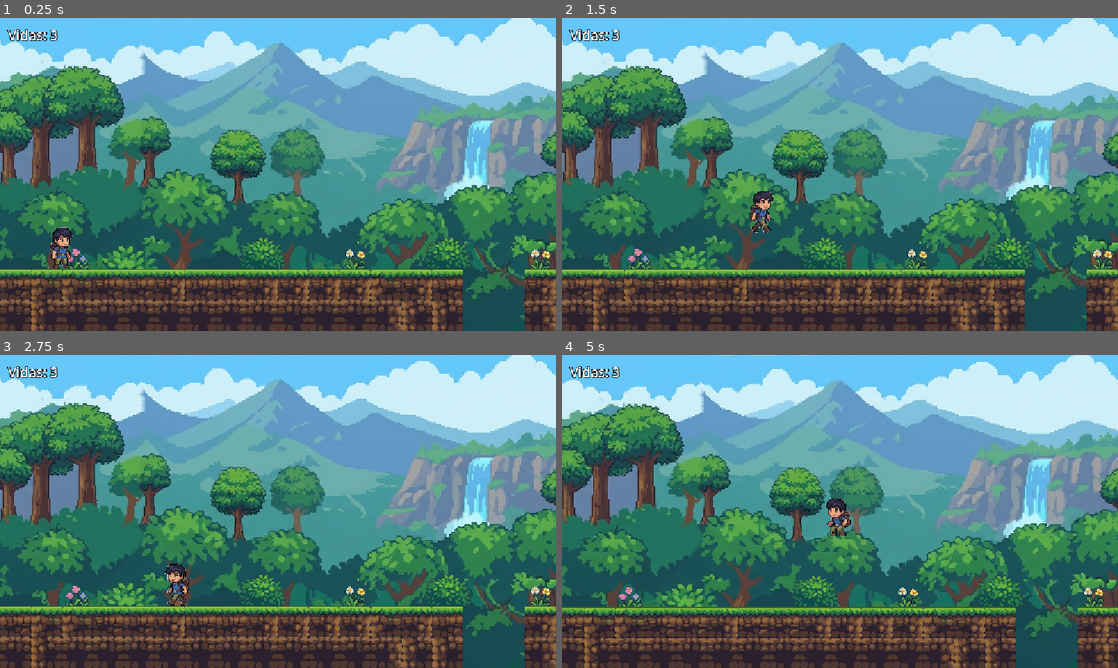
Above: before the commit, frames 1-4 (two rows, left to right).
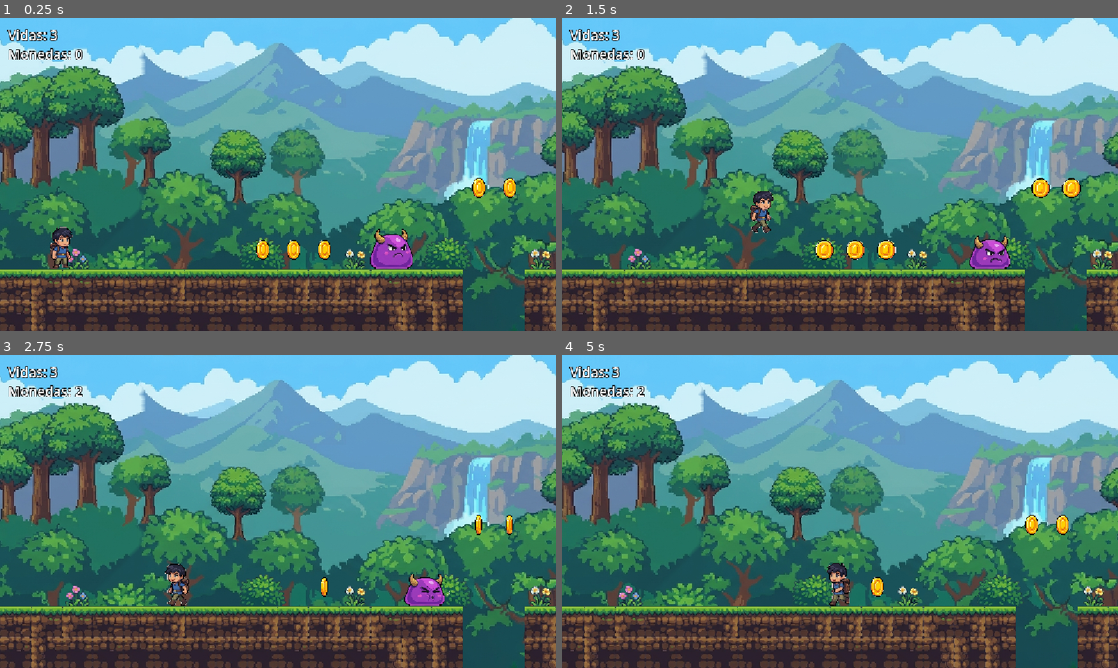
Above: after the commit, the same moments.

Repository: joseacunab/godot---desarrollo-solo
Game: Godot game, scene res://assets/Escenas/principal.tscn
Two runs of this game, one before a commit and one after it. Both use one fixed random seed, a clock stepped at 60 frames per second and the inputs below.
Inputs:
- Up to frame 1 (0.25 s): no input
- Up to frame 2 (1.5 s): tap Enter (ui_accept) at 0.5, 0.77 s; hold Right (ui_right) from 0.53 s (still down)
- Up to frame 3 (2.75 s): tap Enter (ui_accept) at 1.52 s; release Right (ui_right) at 2.03 s; hold Left (ui_left) from 2.03 s (still down)
- Up to frame 4 (5 s): release Left (ui_left) at 2.78 s; hold Right (ui_right) 2.78-4.28 s; tap Enter (ui_accept) at 3.02, 3.77, 4.52 s; hold Left (ui_left) from 4.28 s (still down)

The runs differ from the first frame. In frame 1, 1.7% of the frame differs, in the area x 1-93%, y 9-81%; in frame 2, 1.8%; in frame 3, 1.2%; in frame 4, 11%, in the area x 0-100%, y 0-100%.

Commit message:
Añade monedas, slimes y contador de monedas en el HUD
- moneda.tscn / moneda.gd: Area2D con moneda_frames.tres ("girar",
  escala 0.25); al tocarla suma 1 a jugador.monedas y desaparece.
- slime.tscn / slime.gd: CharacterBody2D con slime_frames.tres (escala
  0.45), gravedad y patrulla que da la vuelta en paredes y bordes
  (RayCast2D). Golpe de costado: emite jugador_golpeado. Aplastado
  desde arriba: muere y el jugador rebota.
- jugador.gd: monedas con señal monedas_cambiadas, grupo "jugador",
  pies_y() y rebotar().
- principal.gd: instancia monedas y slimes en los marcadores de
  NivelLargo/Marcadores/Monedas y /Slimes; perder_vida() compartido
  por la zona de muerte y los slimes.
- HUD: etiqueta "Monedas: N" bajo las vidas.

Co-Authored-By: Claude Opus 5.5 <noreply@anthropic.com>

Diff:
--- a/assets/Escenas/hud.tscn
+++ b/assets/Escenas/hud.tscn
@@ -15,3 +15,14 @@
 theme_override_constants/outline_size = 6
 theme_override_font_sizes/font_size = 28
 text = "Vidas: 3"
+
+[node name="Monedas" type="Label" parent="."]
+offset_left = 16.0
+offset_top = 56.0
+offset_right = 216.0
+offset_bottom = 96.0
+theme_override_colors/font_color = Color(1, 1, 1, 1)
+theme_override_colors/font_outline_color = Color(0, 0, 0, 1)
+theme_override_constants/outline_size = 6
+theme_override_font_sizes/font_size = 28
+text = "Monedas: 0"
--- a/assets/Escenas/jugador.tscn
+++ b/assets/Escenas/jugador.tscn
@@ -243,7 +243,7 @@
 radius = 26.0
 height = 88.0
 
-[node name="jugador" type="CharacterBody2D" unique_id=265818526]
+[node name="jugador" type="CharacterBody2D" unique_id=265818526 groups=["jugador"]]
 position = Vector2(369, 380)
 script = ExtResource("5_script")
 
--- /dev/null
+++ b/assets/Escenas/moneda.tscn
@@ -0,0 +1,19 @@
+[gd_scene load_steps=4 format=3]
+
+[ext_resource type="Script" path="res://assets/Scripts/moneda.gd" id="1_script"]
+[ext_resource type="SpriteFrames" path="res://assets/Moneda/moneda_frames.tres" id="2_frames"]
+
+[sub_resource type="CircleShape2D" id="CircleShape2D_moneda"]
+radius = 18.0
+
+[node name="Moneda" type="Area2D"]
+script = ExtResource("1_script")
+
+[node name="Sprite2D" type="AnimatedSprite2D" parent="."]
+scale = Vector2(0.25, 0.25)
+sprite_frames = ExtResource("2_frames")
+animation = &"girar"
+autoplay = "girar"
+
+[node name="CollisionShape2D" type="CollisionShape2D" parent="."]
+shape = SubResource("CircleShape2D_moneda")
--- a/assets/Escenas/principal.tscn
+++ b/assets/Escenas/principal.tscn
@@ -10,6 +10,10 @@
 
 [node name="NivelLargo" parent="." instance=ExtResource("2_nivel")]
 
+[node name="Monedas" type="Node2D" parent="."]
+
+[node name="Slimes" type="Node2D" parent="."]
+
 [node name="Jugador" parent="." instance=ExtResource("3_jugador")]
 
 [node name="HUD" parent="." instance=ExtResource("4_hud")]
--- /dev/null
+++ b/assets/Escenas/slime.tscn
@@ -0,0 +1,36 @@
+[gd_scene load_steps=5 format=3]
+
+[ext_resource type="Script" path="res://assets/Scripts/slime.gd" id="1_script"]
+[ext_resource type="SpriteFrames" path="res://assets/Enemigo/slime_frames.tres" id="2_frames"]
+
+[sub_resource type="RectangleShape2D" id="RectangleShape2D_cuerpo"]
+size = Vector2(76, 46)
+
+[sub_resource type="RectangleShape2D" id="RectangleShape2D_deteccion"]
+size = Vector2(84, 52)
+
+[node name="Slime" type="CharacterBody2D"]
+collision_layer = 4
+script = ExtResource("1_script")
+
+[node name="Sprite2D" type="AnimatedSprite2D" parent="."]
+position = Vector2(0, -42)
+scale = Vector2(0.45, 0.45)
+sprite_frames = ExtResource("2_frames")
+animation = &"respirar"
+autoplay = "respirar"
+
+[node name="CollisionShape2D" type="CollisionShape2D" parent="."]
+position = Vector2(0, -23)
+shape = SubResource("RectangleShape2D_cuerpo")
+
+[node name="DetectorBorde" type="RayCast2D" parent="."]
+position = Vector2(-42, -4)
+target_position = Vector2(0, 20)
+
+[node name="Deteccion" type="Area2D" parent="."]
+collision_layer = 0
+
+[node name="CollisionShape2D" type="CollisionShape2D" parent="Deteccion"]
+position = Vector2(0, -26)
+shape = SubResource("RectangleShape2D_deteccion")
--- a/assets/Scripts/hud.gd
+++ b/assets/Scripts/hud.gd
@@ -1,13 +1,20 @@
 extends CanvasLayer
 
 @onready var etiqueta_vidas: Label = $Vidas
+@onready var etiqueta_monedas: Label = $Monedas
 
 
-# Muestra las vidas del jugador y se actualiza cada vez que cambian.
+# Muestra las vidas y monedas del jugador y se actualiza cada vez que cambian.
 func seguir_jugador(jugador: CharacterBody2D) -> void:
 	jugador.vidas_cambiadas.connect(_on_vidas_cambiadas)
+	jugador.monedas_cambiadas.connect(_on_monedas_cambiadas)
 	_on_vidas_cambiadas(jugador.vidas)
+	_on_monedas_cambiadas(jugador.monedas)
 
 
 func _on_vidas_cambiadas(vidas: int) -> void:
 	etiqueta_vidas.text = "Vidas: %d" % vidas
+
+
+func _on_monedas_cambiadas(monedas: int) -> void:
+	etiqueta_monedas.text = "Monedas: %d" % monedas
--- a/assets/Scripts/jugador.gd
+++ b/assets/Scripts/jugador.gd
@@ -4,12 +4,20 @@
 const SPEED = 300.0
 const JUMP_VELOCITY = -550.0
 
+const REBOTE_VELOCITY = -400.0
+
 signal vidas_cambiadas(vidas: int)
+signal monedas_cambiadas(monedas: int)
 
 var vidas := 3:
 	set(valor):
 		vidas = valor
 		vidas_cambiadas.emit(vidas)
+
+var monedas := 0:
+	set(valor):
+		monedas = valor
+		monedas_cambiadas.emit(monedas)
 
 @onready var anim = $Sprite2D
 
@@ -40,3 +48,14 @@
 		anim.play("caminar")
 	else:
 		anim.play("respirar")
+
+
+# Altura global de la base de la colisión (los pies).
+func pies_y() -> float:
+	var colision: CollisionShape2D = $CollisionShape2D
+	return colision.global_position.y + colision.shape.get_rect().end.y
+
+
+# Impulso hacia arriba al aplastar a un enemigo.
+func rebotar() -> void:
+	velocity.y = REBOTE_VELOCITY
--- /dev/null
+++ b/assets/Scripts/moneda.gd
@@ -0,0 +1,12 @@
+extends Area2D
+
+
+func _ready() -> void:
+	body_entered.connect(_on_body_entered)
+
+
+func _on_body_entered(cuerpo: Node2D) -> void:
+	if not cuerpo.is_in_group("jugador"):
+		return
+	cuerpo.monedas += 1
+	queue_free()
--- a/assets/Scripts/principal.gd
+++ b/assets/Scripts/principal.gd
@@ -1,4 +1,7 @@
 extends Node2D
+
+const ESCENA_MONEDA = preload("res://assets/Escenas/moneda.tscn")
+const ESCENA_SLIME = preload("res://assets/Escenas/slime.tscn")
 
 @onready var jugador: CharacterBody2D = $Jugador
 @onready var marcador: Marker2D = $NivelLargo/Marcadores/Jugador
@@ -10,6 +13,8 @@
 	zona_muerte.body_entered.connect(_on_zona_muerte_body_entered)
 	hud.seguir_jugador(jugador)
 	colocar_jugador()
+	crear_monedas()
+	crear_slimes()
 
 
 func colocar_jugador() -> void:
@@ -21,12 +26,36 @@
 	jugador.velocity = Vector2.ZERO
 
 
-func _on_zona_muerte_body_entered(cuerpo: Node2D) -> void:
-	if cuerpo != jugador:
-		return
+# Una moneda en cada marcador de NivelLargo/Marcadores/Monedas (centro de la moneda).
+func crear_monedas() -> void:
+	for m: Marker2D in $NivelLargo/Marcadores/Monedas.get_children():
+		var moneda := ESCENA_MONEDA.instantiate()
+		moneda.name = m.name
+		moneda.position = m.global_position
+		$Monedas.add_child(moneda)
+
+
+# Un slime en cada marcador de NivelLargo/Marcadores/Slimes (los pies del slime).
+func crear_slimes() -> void:
+	for m: Marker2D in $NivelLargo/Marcadores/Slimes.get_children():
+		var slime := ESCENA_SLIME.instantiate()
+		slime.name = m.name
+		slime.position = m.global_position
+		# El slime no choca físicamente con el jugador; el contacto lo detecta su Area2D.
+		slime.add_collision_exception_with(jugador)
+		slime.jugador_golpeado.connect(perder_vida)
+		$Slimes.add_child(slime)
+
+
+func perder_vida() -> void:
 	jugador.vidas -= 1
 	if jugador.vidas <= 0:
 		# Sin vidas: se reinicia el nivel (diferido, estamos en un callback de física).
 		get_tree().reload_current_scene.call_deferred()
 	else:
 		colocar_jugador.call_deferred()
+
+
+func _on_zona_muerte_body_entered(cuerpo: Node2D) -> void:
+	if cuerpo == jugador:
+		perder_vida()
--- /dev/null
+++ b/assets/Scripts/slime.gd
@@ -0,0 +1,47 @@
+extends CharacterBody2D
+
+# Se emite cuando el slime toca al jugador de costado.
+signal jugador_golpeado
+
+const VELOCIDAD = 60.0
+
+var direccion := -1.0
+
+@onready var cuerpo: CollisionShape2D = $CollisionShape2D
+@onready var detector_borde: RayCast2D = $DetectorBorde
+@onready var deteccion: Area2D = $Deteccion
+
+
+func _ready() -> void:
+	deteccion.body_entered.connect(_on_deteccion_body_entered)
+	_actualizar_detector()
+
+
+func _physics_process(delta: float) -> void:
+	if not is_on_floor():
+		velocity += get_gravity() * delta
+	velocity.x = direccion * VELOCIDAD
+	move_and_slide()
+
+	# Da la vuelta al chocar con una pared o al llegar al borde de la plataforma.
+	if is_on_wall() or (is_on_floor() and not detector_borde.is_colliding()):
+		direccion = -direccion
+		_actualizar_detector()
+
+
+func _actualizar_detector() -> void:
+	# El rayo mira hacia abajo justo delante del slime, en el sentido de la marcha.
+	var medio_ancho: float = cuerpo.shape.get_rect().size.x / 2.0
+	detector_borde.position.x = direccion * (medio_ancho + 4.0)
+
+
+func _on_deteccion_body_entered(otro: Node2D) -> void:
+	if not otro.is_in_group("jugador"):
+		return
+	# Si el jugador cae y sus pies están por encima del centro del slime, lo aplasta.
+	var centro_y := cuerpo.global_position.y
+	if otro.velocity.y > 0.0 and otro.pies_y() < centro_y:
+		otro.rebotar()
+		queue_free()
+	else:
+		jugador_golpeado.emit()
Not shown, added: assets/Scripts/moneda.gd.uid
Not shown, added: assets/Scripts/slime.gd.uid
Not shown, changed: CLAUDE.md
